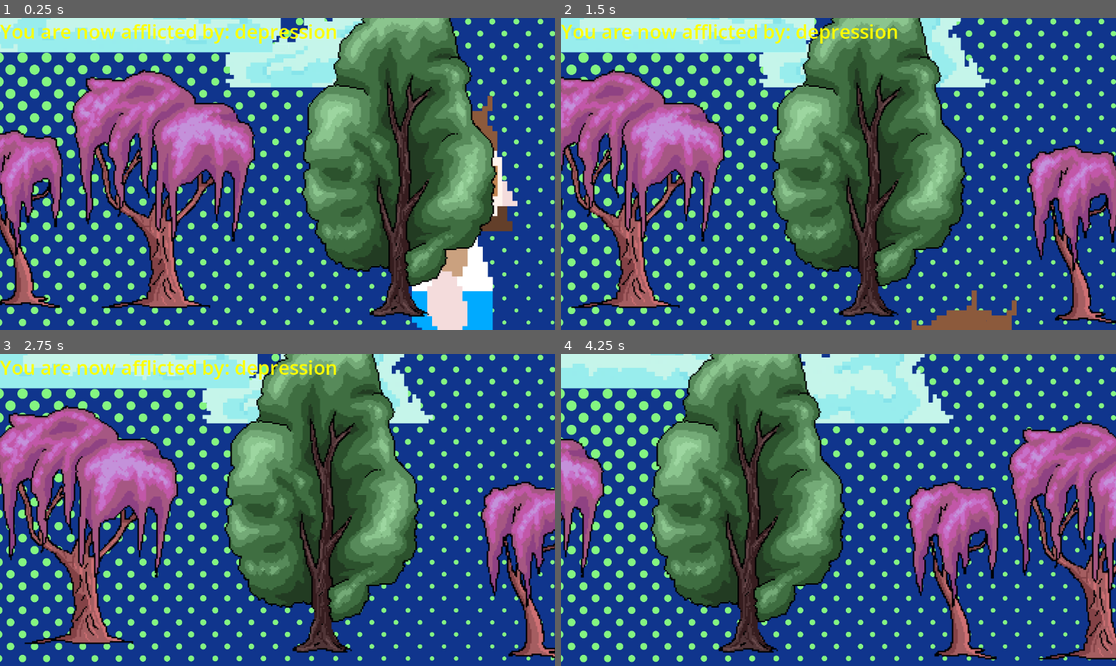
Above: before the commit, frames 1-4 (two rows, left to right).
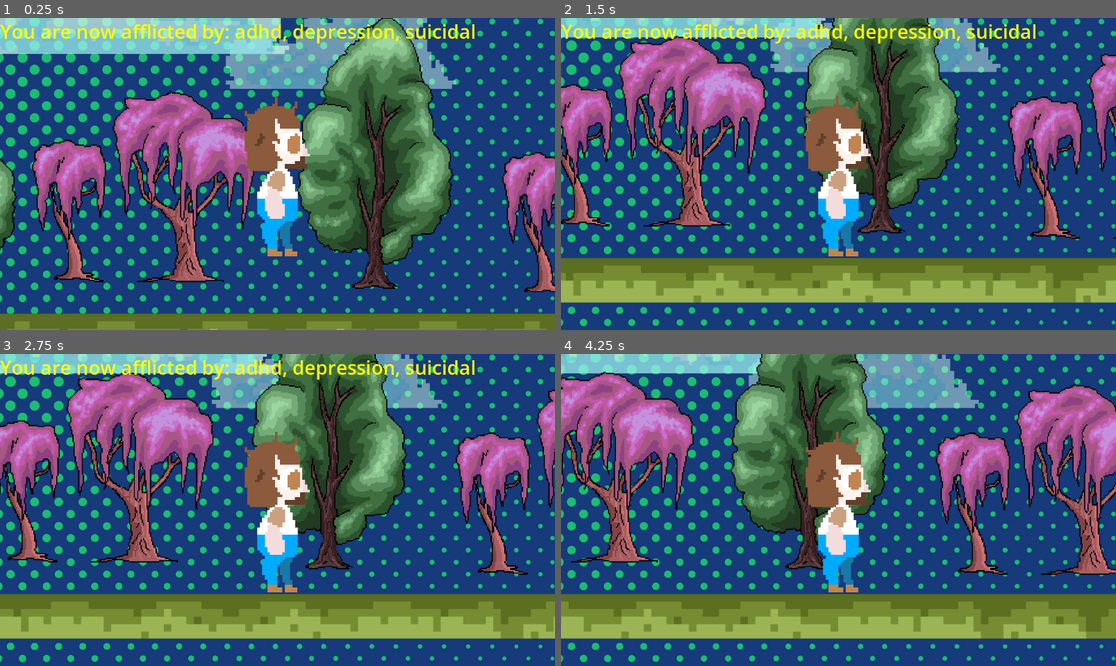
Above: after the commit, the same moments.

Repository: j-karls/jamboys
Game: Godot game, scene res://nodes/base_node.tscn
The game is run twice, just before and just after one commit, with the same random seed, the same clock (stepped at 60 frames per second) and the same inputs.
Inputs:
- Up to frame 1 (0.25 s): no input
- Up to frame 2 (1.5 s): tap Enter (ui_accept) at 0.5, 0.77 s; hold Right (ui_right) from 0.53 s (still down)
- Up to frame 3 (2.75 s): tap Enter (ui_accept) at 1.52 s; release Right (ui_right) at 2.03 s; hold Left (ui_left) from 2.03 s (still down)
- Up to frame 4 (4.25 s): release Left (ui_left) at 2.78 s; hold Right (ui_right) from 2.78 s (still down); tap Enter (ui_accept) at 3.02, 3.77 s

The runs differ from the first frame. In frame 1, 66% of the frame differs, in the area x 0-100%, y 0-100%; in frame 2, 69%; in frame 3, 66%; in frame 4, 74%, in the area x 0-100%, y 0-99%.

Commit message:
Added ground colission and moved paralax around

Diff:
--- /dev/null
+++ b/buffs/adhd.tres
@@ -0,0 +1,8 @@
+[gd_resource type="Resource" script_class="Buff" format=3 uid="uid://bunxa55gxfgce"]
+
+[ext_resource type="Script" uid="uid://c4ua4yf3nuryr" path="res://buffs.gd" id="1_2wccy"]
+
+[resource]
+script = ExtResource("1_2wccy")
+buff_name = "adhd"
+metadata/_custom_type_script = "uid://c4ua4yf3nuryr"
--- /dev/null
+++ b/buffs/closeted_gay.tres
@@ -0,0 +1,8 @@
+[gd_resource type="Resource" script_class="Buff" format=3 uid="uid://d0xebblrolmgt"]
+
+[ext_resource type="Script" uid="uid://c4ua4yf3nuryr" path="res://buffs.gd" id="1_sfkoq"]
+
+[resource]
+script = ExtResource("1_sfkoq")
+buff_name = "closeted gay"
+metadata/_custom_type_script = "uid://c4ua4yf3nuryr"
--- /dev/null
+++ b/buffs/suicidal.tres
@@ -0,0 +1,8 @@
+[gd_resource type="Resource" script_class="Buff" format=3 uid="uid://b203ns3m4no10"]
+
+[ext_resource type="Script" uid="uid://c4ua4yf3nuryr" path="res://buffs.gd" id="1_wi0ep"]
+
+[resource]
+script = ExtResource("1_wi0ep")
+buff_name = "suicidal"
+metadata/_custom_type_script = "uid://c4ua4yf3nuryr"
--- a/nodes/base_node.tscn
+++ b/nodes/base_node.tscn
@@ -6,6 +6,7 @@
 [ext_resource type="Script" uid="uid://ctx2k8irfbhud" path="res://nodes/camera_2d.gd" id="4_8kaxv"]
 [ext_resource type="Texture2D" uid="uid://chxp2eoivrg8w" path="res://assets/kuzu420-tree-9699300_1920.png" id="4_dfy5j"]
 [ext_resource type="Texture2D" uid="uid://8rdjnjll802d" path="res://assets/kuzu420-fantasy-9695415_1920.png" id="5_qyqpk"]
+[ext_resource type="Texture2D" uid="uid://bkqe864vtgvnj" path="res://assets/Untitled324_20260615183411.png" id="6_jwog2"]
 [ext_resource type="Script" uid="uid://cvbwmarmqqw8r" path="res://nodes/canvas_layer_ui_manager.gd" id="7_0t18j"]
 [ext_resource type="Script" uid="uid://wjiabfcsn10i" path="res://nodes/assets/character_body_2d.gd" id="7_pogw7"]
 [ext_resource type="Texture2D" uid="uid://lj4xk4phvuue" path="res://nodes/assets/Untitled323_20260615165743.png" id="8_8b1jn"]
@@ -16,6 +17,12 @@
 [ext_resource type="Script" uid="uid://csqyduhxg4yhh" path="res://stats_manager.gd" id="13_8b1jn"]
 [ext_resource type="Script" uid="uid://c4ua4yf3nuryr" path="res://buffs.gd" id="15_hcxf5"]
 [ext_resource type="Resource" uid="uid://cl2iasr5adhf" path="res://buffs/depression.tres" id="16_oxhua"]
+[ext_resource type="Resource" uid="uid://bunxa55gxfgce" path="res://buffs/adhd.tres" id="17_ssqj7"]
+[ext_resource type="Resource" uid="uid://b203ns3m4no10" path="res://buffs/suicidal.tres" id="18_jwog2"]
+[ext_resource type="Resource" uid="uid://d0xebblrolmgt" path="res://buffs/closeted_gay.tres" id="19_uk61a"]
+
+[sub_resource type="RectangleShape2D" id="RectangleShape2D_uk61a"]
+size = Vector2(2044, 100)
 
 [sub_resource type="LabelSettings" id="LabelSettings_pogw7"]
 font_size = 40
@@ -42,6 +49,9 @@
 "speed": 5.0
 }]
 
+[sub_resource type="RectangleShape2D" id="RectangleShape2D_jwog2"]
+size = Vector2(600, 1500)
+
 [node name="BaseNode" type="Node2D" unique_id=1964168779]
 
 [node name="EnvironmentRoot" type="Node2D" parent="." unique_id=539504093]
@@ -52,6 +62,7 @@
 repeat_times = 10
 
 [node name="Sprite2DSky" type="Sprite2D" parent="EnvironmentRoot/Parallax2DBackground" unique_id=453886399]
+modulate = Color(0.039215688, 0.9607843, 1, 0.70980394)
 position = Vector2(128, 470)
 texture = ExtResource("1_1vhbe")
 
@@ -60,33 +71,41 @@
 scroll_scale = Vector2(0.3, 0.3)
 repeat_size = Vector2(7000, 0)
 repeat_times = 8
+screen_offset = Vector2(1000, 0)
 
 [node name="Sprite2DCloud1" type="Sprite2D" parent="EnvironmentRoot/Parallax2DMiddleground" unique_id=806908252]
+modulate = Color(1, 1, 1, 0.3647059)
 position = Vector2(2547, -1171)
 texture = ExtResource("2_o7jbp")
 
 [node name="Sprite2DCloud2" type="Sprite2D" parent="EnvironmentRoot/Parallax2DMiddleground" unique_id=2045272982]
+modulate = Color(1, 1, 1, 0.5058824)
 position = Vector2(733, -511)
 texture = ExtResource("3_8kaxv")
 
 [node name="Sprite2DCloud3" type="Sprite2D" parent="EnvironmentRoot/Parallax2DMiddleground" unique_id=1553077970]
+modulate = Color(1, 1, 1, 0.7607843)
 position = Vector2(-347, -713)
 texture = ExtResource("2_o7jbp")
 
 [node name="Sprite2DCloud4" type="Sprite2D" parent="EnvironmentRoot/Parallax2DMiddleground" unique_id=706484294]
+modulate = Color(1, 1, 1, 0.2627451)
 position = Vector2(-1656, -1057)
 texture = ExtResource("3_8kaxv")
 
 [node name="Sprite2DCloud5" type="Sprite2D" parent="EnvironmentRoot/Parallax2DMiddleground" unique_id=252451548]
+modulate = Color(1, 1, 1, 0.60784316)
 position = Vector2(-2780, -591)
 texture = ExtResource("2_o7jbp")
 
 [node name="Sprite2DCloud6" type="Sprite2D" parent="EnvironmentRoot/Parallax2DMiddleground" unique_id=1040679124]
+modulate = Color(1, 1, 1, 0.7176471)
 position = Vector2(3518, -586)
 texture = ExtResource("3_8kaxv")
 
 [node name="Parallax2DForeground" type="Parallax2D" parent="EnvironmentRoot" unique_id=1903185385]
 z_index = 2
+scale = Vector2(0.8, 0.8)
 repeat_size = Vector2(5500, 0)
 repeat_times = 10
 
@@ -106,10 +125,16 @@
 position = Vector2(2180, 286)
 texture = ExtResource("5_qyqpk")
 
-[node name="Camera2D" type="Camera2D" parent="EnvironmentRoot" unique_id=1990318908]
-position = Vector2(4, 110)
-zoom = Vector2(0.4, 0.4)
-script = ExtResource("4_8kaxv")
+[node name="StaticBody2DGround" type="StaticBody2D" parent="EnvironmentRoot" unique_id=962539243]
+position = Vector2(0, -100)
+scale = Vector2(3, 3)
+
+[node name="Sprite2D" type="Sprite2D" parent="EnvironmentRoot/StaticBody2DGround" unique_id=2067240231]
+texture = ExtResource("6_jwog2")
+
+[node name="CollisionShape2D" type="CollisionShape2D" parent="EnvironmentRoot/StaticBody2DGround" unique_id=1152366512]
+position = Vector2(0, 350)
+shape = SubResource("RectangleShape2D_uk61a")
 
 [node name="CanvasLayerUIManager" type="CanvasLayer" parent="." unique_id=1940427158 node_paths=PackedStringArray("player_stats_manager")]
 script = ExtResource("7_0t18j")
@@ -123,18 +148,27 @@
 vertical_alignment = 1
 
 [node name="CharacterBody2D" type="CharacterBody2D" parent="." unique_id=1348621404]
+z_index = 3
+scale = Vector2(0.5, 0.5)
 script = ExtResource("7_pogw7")
 
 [node name="AnimatedSprite2D" type="AnimatedSprite2D" parent="CharacterBody2D" unique_id=1122691995]
-position = Vector2(908, 323)
 sprite_frames = SubResource("SpriteFrames_7rd1a")
 animation = &"walk"
 script = ExtResource("12_lbhh7")
 
 [node name="CollisionShape2D" type="CollisionShape2D" parent="CharacterBody2D" unique_id=271770616]
+position = Vector2(0, 215)
+shape = SubResource("RectangleShape2D_jwog2")
 
 [node name="StatsManager" type="Node" parent="CharacterBody2D" unique_id=60611858]
 script = ExtResource("13_8b1jn")
-all_game_buffs = Array[ExtResource("15_hcxf5")]([ExtResource("16_oxhua")])
+all_game_buffs = Array[ExtResource("15_hcxf5")]([ExtResource("16_oxhua"), ExtResource("17_ssqj7"), ExtResource("18_jwog2"), ExtResource("19_uk61a")])
+
+[node name="Camera2D" type="Camera2D" parent="CharacterBody2D" unique_id=1990318908]
+position = Vector2(4, 110)
+zoom = Vector2(0.4, 0.4)
+script = ExtResource("4_8kaxv")
+speed = 0.0
 
 [connection signal="buffs_applied" from="CharacterBody2D/StatsManager" to="CharacterBody2D" method="_on_stats_manager_buffs_applied"]
Binary file added: assets/Untitled324_20260615183411.png
Not shown, added: assets/Untitled324_20260615183411.png.import
